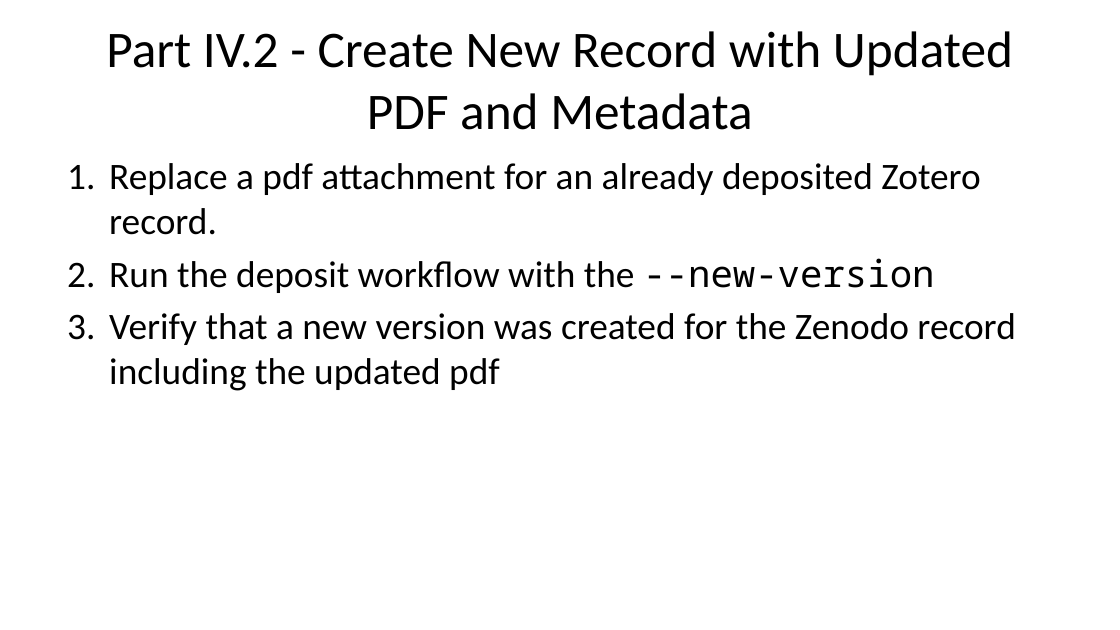
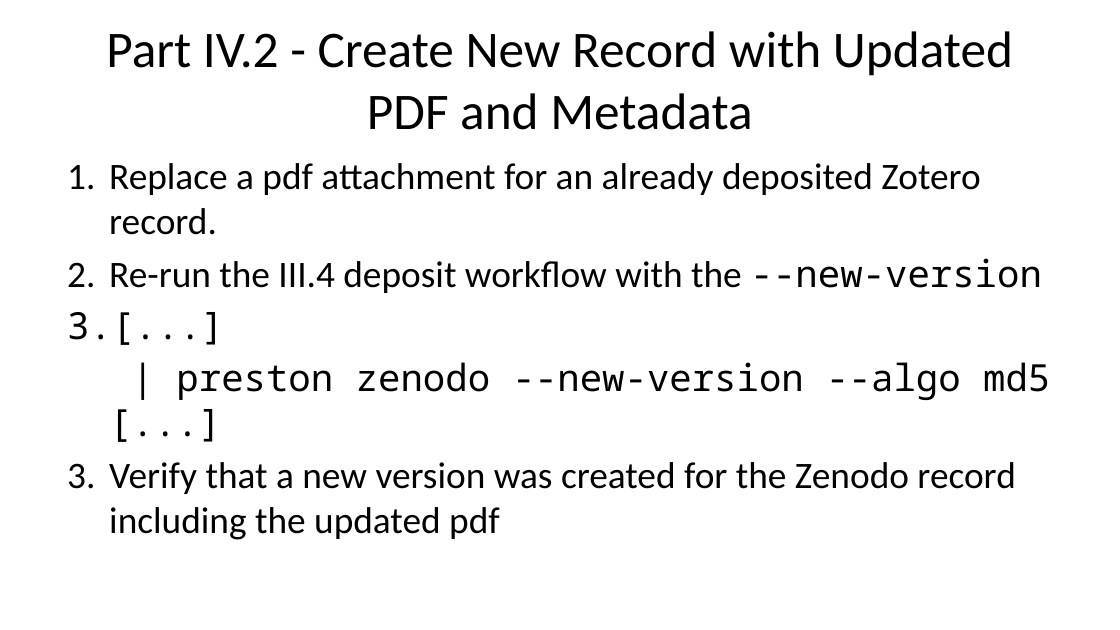
Before and after one commit to bat-literature/bat-literature.github.io, a slide deck: slide 38 of workshop.pptx. Drawn at 1120x630 pixels with LibreOffice and Linux fonts; fonts in the diff are those of the drawing. Boxes give left, top, right and bottom in pixels: in the first picture for what was removed or moved away, otherwise in the second. Text is boxed around its words. In the diff, an @@ line names an element or a change of style, - is before the commit and + after.

```diff
--- a/workshop.pptx
+++ b/workshop.pptx
@@ text at (109,258,1050,400): text changed; font Calibri to Noto Sans Mono @@
-2. Run the deposit workflow with the --new-version
+2. Re-run the III.4 deposit workflow with the --new-version
+[...]
+| preston zenodo --new-version --algo md5 [...]
```
Also in this commit, not shown: 2 other slides changed, 3 other files.
